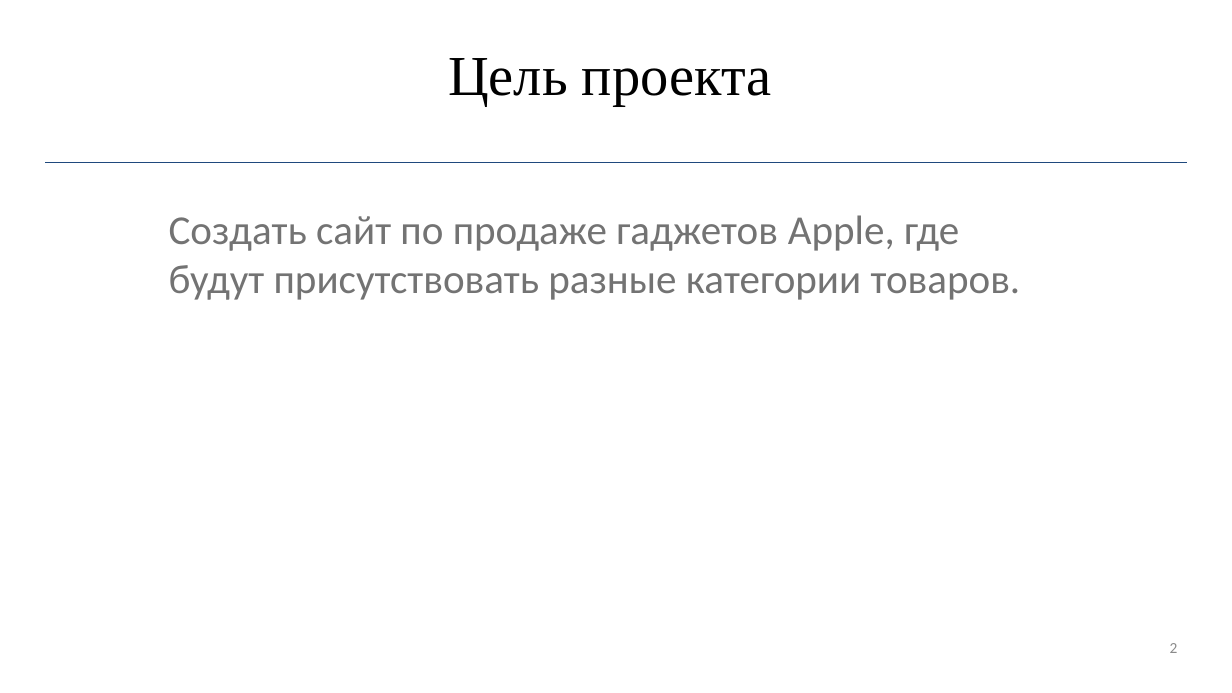
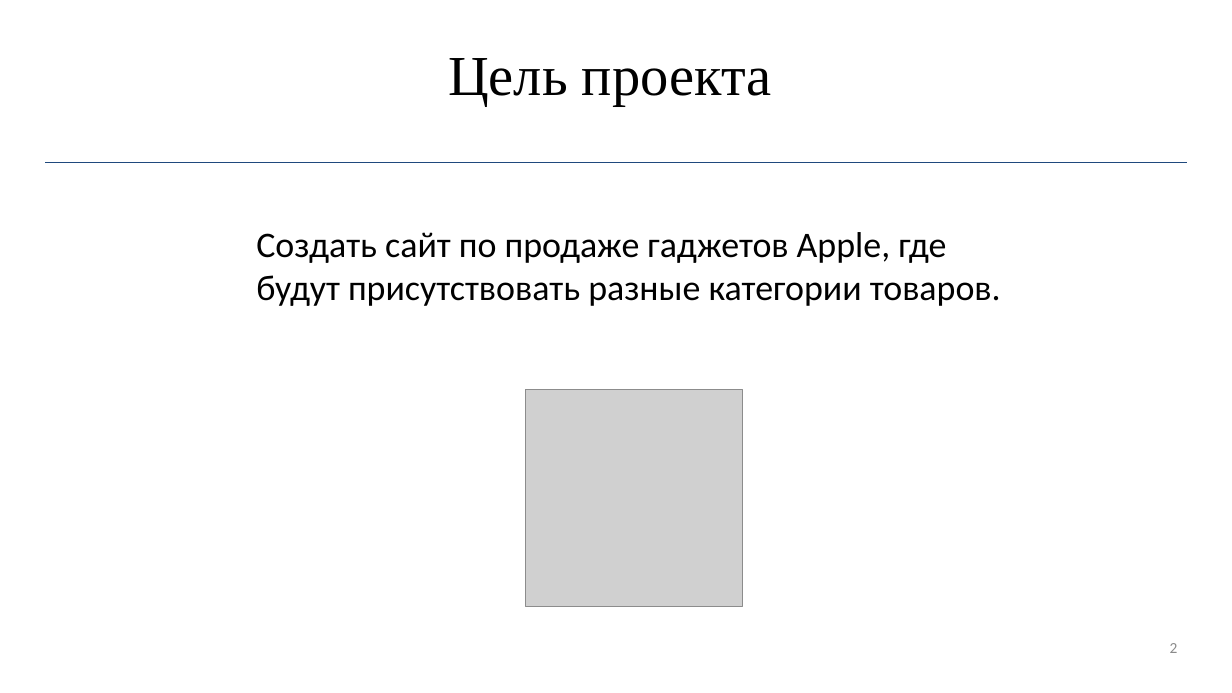
Before and after one commit to R1ccoon/Ip3s, a slide deck: slide 2 of not_site_files/pres.pptx. Drawn at 1232x693 pixels with LibreOffice and Linux fonts; fonts in the diff are those of the drawing; grey boxes stand for pictures. Boxes give left, top, right and bottom in pixels: in the first picture for what was removed or moved away, otherwise in the second. Text is boxed around its words. In the diff, an @@ line names an element or a change of style, - is before the commit and + after.

```diff
--- a/not_site_files/pres.pptx
+++ b/not_site_files/pres.pptx
@@ text "Создать сайт по продаже гаджетов ...": place and size @@
-text "Создать сайт по продаже гаджетов ..." at box(169, 215, 1021, 300)
+text "Создать сайт по продаже гаджетов ..." at box(256, 232, 1001, 306)
@@ text "Создать сайт по продаже гаджетов ..." at box(256, 232, 1001, 306): size 32 to 28 pt, text colour #000000 at 55% opacity to #000000 @@
@@ picture added at box(526, 390, 742, 606) @@
```
Also in this commit, not shown: 6 other slides changed.
